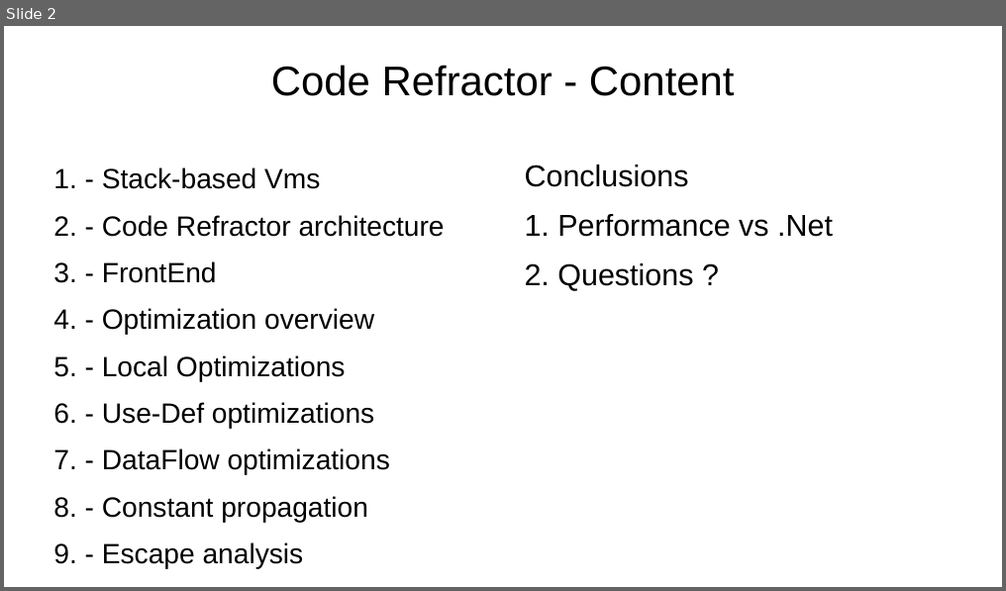
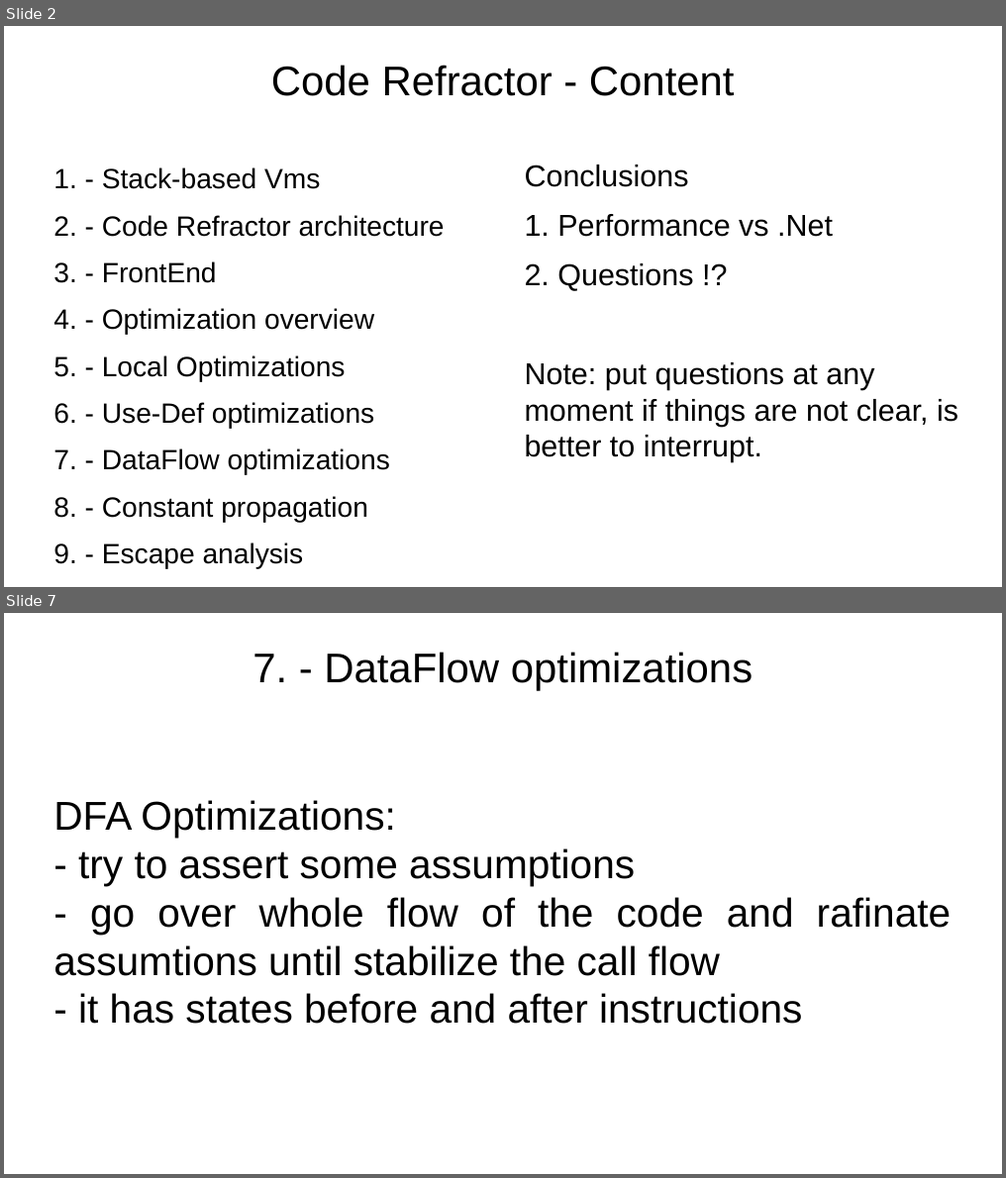
Before and after one commit to ciplogic/CodeRefractor, a slide deck: Documentation/Slides.odp. Shown one above the other, each under a label of ours: slide 2 before the commit, slides 2 and 7 after it; the slides between them are not shown. The pictures are 1006x591 and 1006x1178 pixels, drawn with LibreOffice and Linux fonts; fonts in the diff are those of the drawing; background and template pictures are left out. Boxes give left, top, right and bottom in pixels: in the first picture for what was removed or moved away, otherwise in the second. Text is boxed around its words. In the diff, an @@ line names an element or a change of style, - is before the commit and + after.

```diff
--- a/Documentation/Slides.odp
+++ b/Documentation/Slides.odp
@@ slide 7 added at box(4, 613, 1002, 1174), background picture (left out) @@
@@ title added at box(252, 652, 752, 691), 33 pt, text #000000 @@
+7. - DataFlow optimizations
@@ subtitle added at box(54, 800, 950, 1024), 32 pt, text #000000 @@
+DFA Optimizations:
+- try to assert some assumptions
+- go over whole flow of the code and rafinate assumtions until stabilize the call flow
+- it has states before and after instructions
@@ slide 2 changed as well @@
@@ text at box(525, 264, 958, 463): text changed @@
-2. Questions ?
+2. Questions !?
+Note: put questions at any moment if things are not clear, is better to interrupt.
```
Also in this commit, not shown: 8 other slides changed, 2 other slides added, 3 slides removed, 4 other files.
